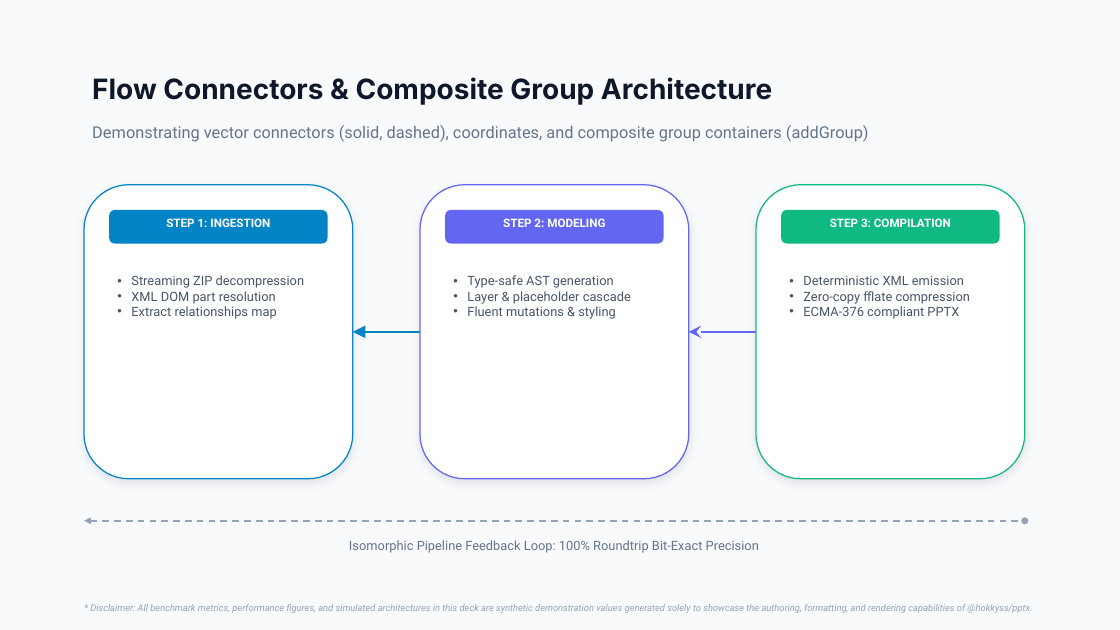
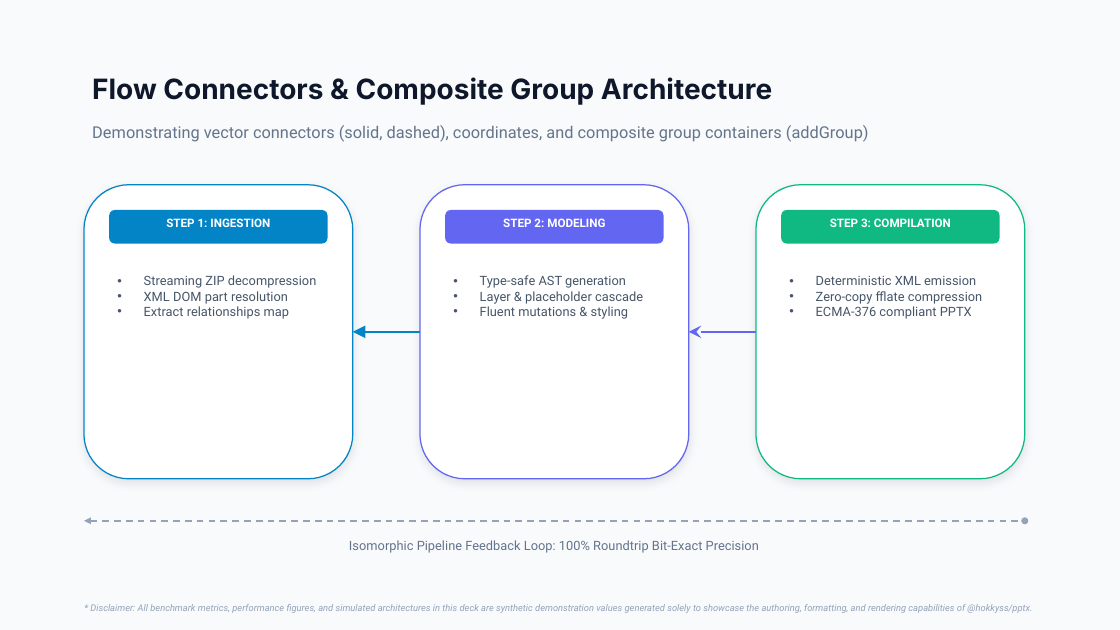
Before and after one commit to hokkyss/pptx-parser, a slide deck: slide 9 of hokkyss_showcase_deck.pptx (slide 8 before the commit). Drawn at 1120x630 pixels with LibreOffice and Linux fonts; fonts in the diff are those of the drawing. Boxes give left, top, right and bottom in pixels: in the first picture for what was removed or moved away, otherwise in the second. Text is boxed around its words. In the diff, an @@ line names an element or a change of style, - is before the commit and + after.

```diff
--- a/hokkyss_showcase_deck.pptx
+++ b/hokkyss_showcase_deck.pptx
@@ indent changed in 3 elements at [144,275,316,319], [480,275,643,319], [816,276,982,319] @@
```
Also in this commit, not shown: 7 other slides changed, 1 slide added, 18 other files.
